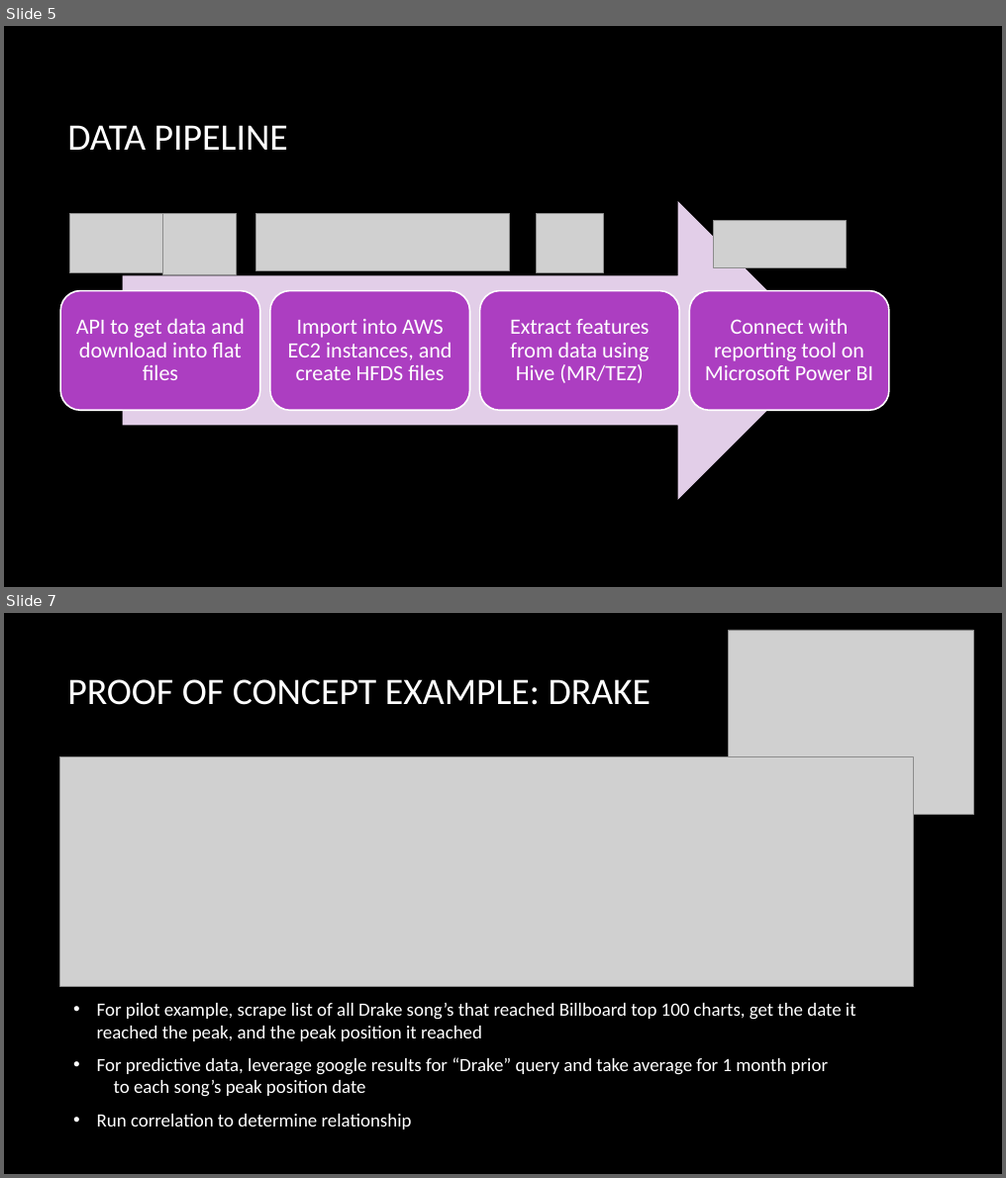
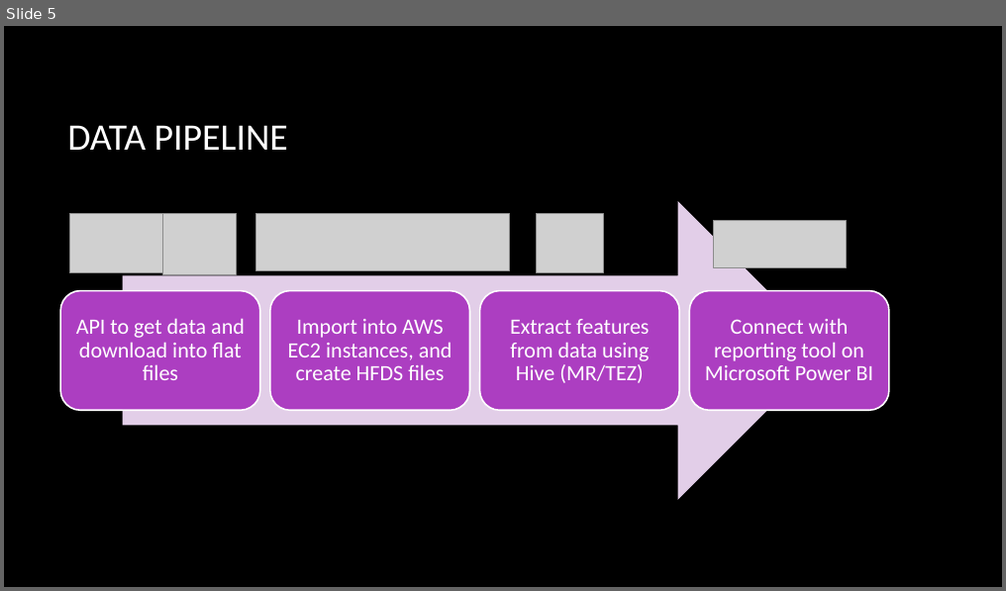
Before and after one commit to yanglinfang/w205_final_project, a slide deck: w205Presentation_UmberLin.pptx. Shown one above the other, each under a label of ours: slides 5 and 7 before the commit, slide 5 after it; the slides between them are not shown. The pictures are 1006x1178 and 1006x591 pixels, drawn with LibreOffice and Linux fonts; fonts in the diff are those of the drawing; grey boxes stand for pictures; background and template pictures are left out. Boxes give left, top, right and bottom in pixels: in the first picture for what was removed or moved away, otherwise in the second. Text is boxed around its words. In the diff, an @@ line names an element or a change of style, - is before the commit and + after.

```diff
--- a/w205Presentation_UmberLin.pptx
+++ b/w205Presentation_UmberLin.pptx
@@ slide 7 removed at [4,613,1002,1174], background picture (left out) @@
@@ picture removed at [728,630,973,814] @@
@@ title removed at [67,679,651,705] @@
-PROOF OF CONCEPT EXAMPLE: DRAKE
@@ picture removed at [60,757,914,986] @@
@@ text removed at [97,1003,856,1130] @@
-• For pilot example, scrape list of all Drake song’s that reached Billboard top 100 charts, get the date it reached the peak, and the peak position it reached
-• For predictive data, leverage google results for “Drake” query and take average for 1 month prior to each song’s peak position date
-• Run correlation to determine relationship
```
Also in this commit, not shown: 4 slides changed, 6 slides added, 3 other slides removed.
